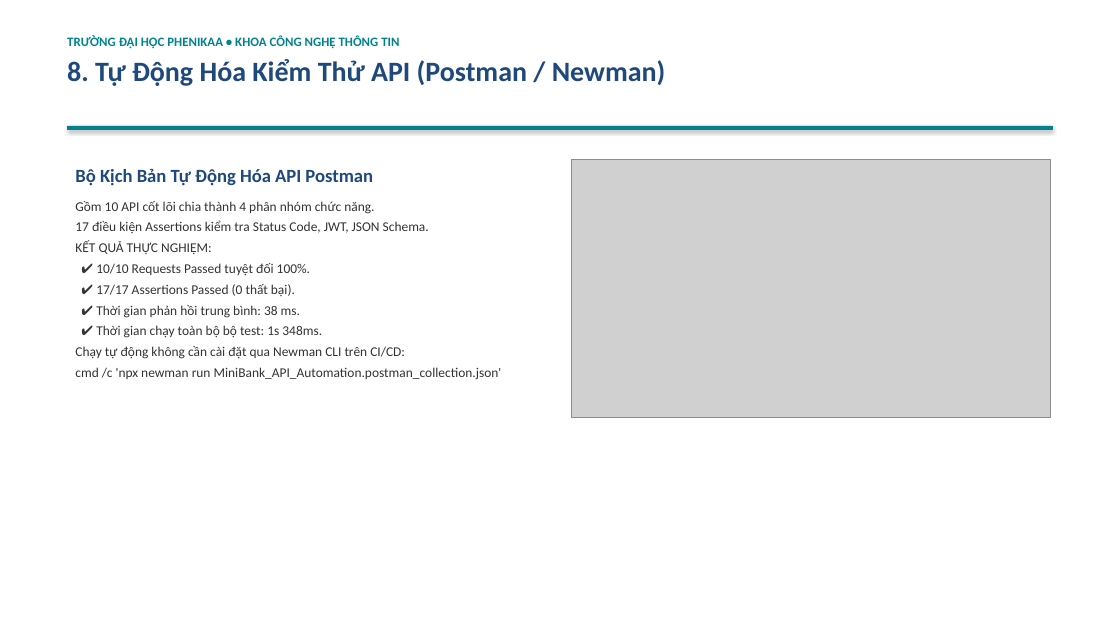
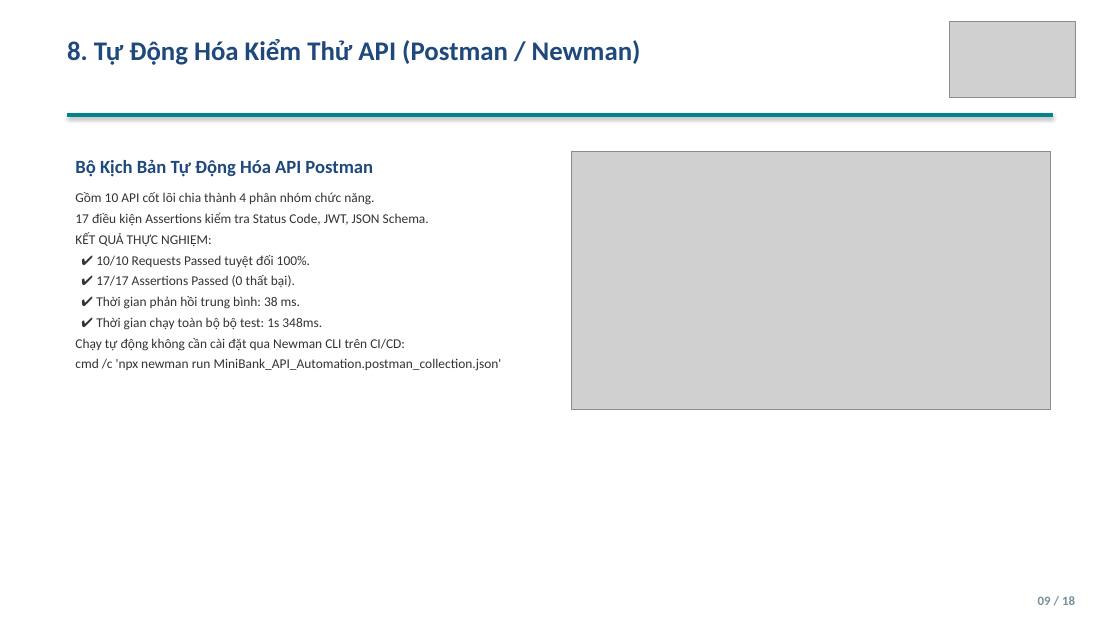
Before and after one commit to ngthanhs1/Kiemthu_MiniBank, a slide deck: slide 9 of docs/presentation/SLIDE_THUYET_TRINH_MINIBANK.pptx. Drawn at 1120x630 pixels with LibreOffice and Linux fonts; fonts in the diff are those of the drawing; grey boxes stand for pictures. Boxes give left, top, right and bottom in pixels: in the first picture for what was removed or moved away, otherwise in the second. Text is boxed around its words. In the diff, an @@ line names an element or a change of style, - is before the commit and + after.

```diff
--- a/docs/presentation/SLIDE_THUYET_TRINH_MINIBANK.pptx
+++ b/docs/presentation/SLIDE_THUYET_TRINH_MINIBANK.pptx
@@ picture added at box(949, 21, 1075, 97) @@
@@ text at box(67, 35, 399, 49): paragraph removed @@
-TRƯỜNG ĐẠI HỌC PHENIKAA • KHOA CÔNG NGHỆ THÔNG TIN
@@ text "8. Tự Động Hóa Kiểm ..." at box(67, 39, 641, 65): size 24 to 23 pt; less space between paragraphs @@
@@ rectangle: place and size @@
-rectangle at box(67, 126, 1053, 129)
+rectangle at box(67, 113, 1053, 117)
@@ text "Bộ Kịch Bản Tự Động ...": place and size @@
-text "Bộ Kịch Bản Tự Động ..." at box(75, 168, 502, 380)
+text "Bộ Kịch Bản Tự Động ..." at box(75, 159, 502, 371)
@@ picture: place and size @@
-picture at box(571, 160, 1050, 418)
+picture at box(571, 151, 1050, 409)
@@ text added at box(1038, 596, 1075, 605), 11 pt, text #78909C, bold @@
+09 / 18
```
Also in this commit, not shown: 16 other slides changed, 1 slide added, 13 other files.
